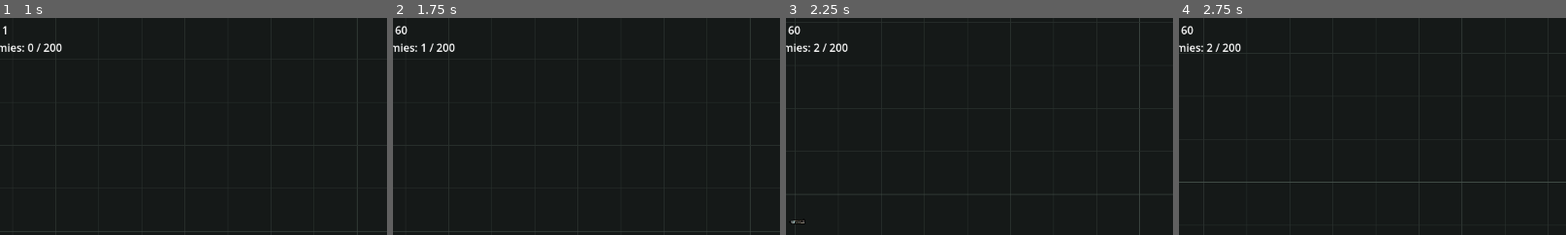
Above: before the commit, frames 1-4 (left to right).
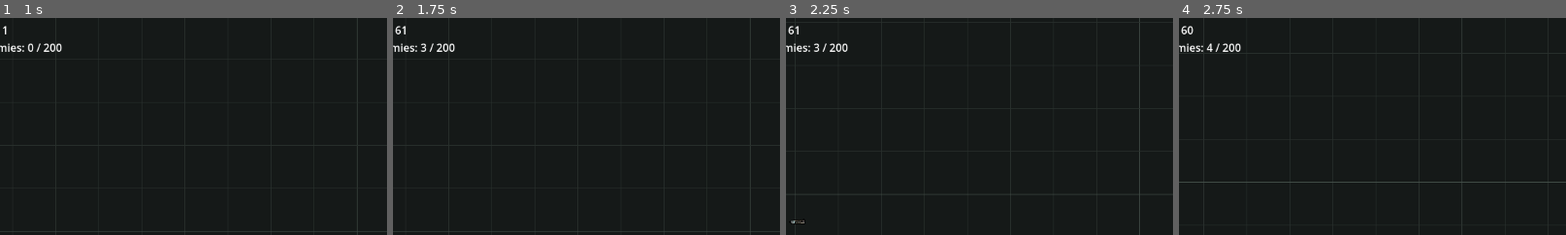
Above: after the commit, the same moments.

Repository: IvLatkov/wh40k-survivors-prototype
Game: Godot game, scene res://scenes/main.tscn
The game is run twice, just before and just after one commit, with the same random seed, the same clock (stepped at 60 frames per second) and the same inputs.
Inputs (mouse positions are % of the whole screen's width and height, from its top left):
- Up to frame 1 (1 s): tap Enter at 0.5 s; move the mouse to (72, 45) at 0.52 s; hold D (move_right) from 0.53 s (still down)
- Up to frame 2 (1.75 s): move the mouse to (30, 55) at 1.27 s; release D (move_right) at 1.28 s; hold S (move_down) from 1.28 s (still down)
- Up to frame 3 (2.25 s): move the mouse to (60, 28) at 2.02 s; release S (move_down) at 2.03 s; hold D (move_right) from 2.03 s (still down)
- Up to frame 4 (2.75 s): keep holding D (move_right)
The pictures show only the part of the screen within x 4-54%, y 1-51%; the shares and areas given below are measured in that part.

Frame 1 is identical in both runs. In frame 2, less than 0.1% of the frame differs, in the area x 2-9%, y 3-16%; in frame 3, less than 0.1%; in frame 4, less than 0.1%.

Commit message:
Improve Tier 1 swarm behavior

Diff:
--- a/scripts/enemies/enemy.gd
+++ b/scripts/enemies/enemy.gd
@@ -11,7 +11,7 @@
 @export var max_health: float = 50.0
 @export var stop_distance: float = 35.0
 @export var separation_radius: float = 40.0
-@export_range(0.0, 2.0, 0.05) var separation_strength: float = 0.6
+@export_range(0.0, 2.0, 0.05) var separation_strength: float = 0.4
 @export_range(0.016, 0.2, 0.001) var separation_update_interval: float = 0.05
 @export var knockback_distance: float = 20.0
 @export var knockback_duration: float = 0.12
@@ -35,10 +35,14 @@
 var _separation_elapsed_time: float = 0.0
 var _cached_separation_direction: Vector2 = Vector2.ZERO
 var _separation_candidates: Array[Enemy] = []
+var _chase_offset: Vector2 = Vector2.ZERO
+var _movement_speed_multiplier: float = 1.0
+var _individual_movement_speed: float
 
 
 func _ready() -> void:
 	current_health = max_health
+	_individual_movement_speed = movement_speed * _movement_speed_multiplier
 	visual.play(SQUIG_ANIMATIONS.pick_random())
 
 
@@ -48,6 +52,12 @@
 
 func set_spatial_grid(new_spatial_grid: EnemySpatialGrid) -> void:
 	spatial_grid = new_spatial_grid
+
+
+func configure_swarm_variation(chase_offset: Vector2, speed_multiplier: float) -> void:
+	_chase_offset = chase_offset
+	_movement_speed_multiplier = clampf(speed_multiplier, 0.1, 2.0)
+	_individual_movement_speed = movement_speed * _movement_speed_multiplier
 
 
 func take_damage(amount: float) -> void:
@@ -65,7 +75,9 @@
 		velocity = Vector2.ZERO
 		return
 
+	var chase_target_position := target.global_position + _chase_offset
 	var distance_squared := global_position.distance_squared_to(target.global_position)
+	var chase_distance_squared := global_position.distance_squared_to(chase_target_position)
 	var stop_distance_squared := stop_distance * stop_distance
 	var full_simulation_distance_squared := full_simulation_distance * full_simulation_distance
 	var reduced_simulation_distance_squared := reduced_simulation_distance * reduced_simulation_distance
@@ -90,12 +102,12 @@
 		return
 
 	var chase_direction := Vector2.ZERO
-	if distance_squared > stop_distance * stop_distance:
-		chase_direction = global_position.direction_to(target.global_position)
+	if chase_distance_squared > stop_distance_squared:
+		chase_direction = global_position.direction_to(chase_target_position)
 
 	var separation_direction := _get_separation_direction(delta) if uses_full_simulation else Vector2.ZERO
 	var movement_direction := chase_direction + separation_direction * separation_strength
-	velocity = movement_direction.normalized() * movement_speed
+	velocity = movement_direction.normalized() * _individual_movement_speed
 	_update_visual_facing(velocity.x)
 
 	move_and_slide()
@@ -150,8 +162,8 @@
 	if _very_far_elapsed_time < very_far_update_interval:
 		return
 
-	var movement_direction := global_position.direction_to(target.global_position)
-	velocity = movement_direction * movement_speed
+	var movement_direction := global_position.direction_to(target.global_position + _chase_offset)
+	velocity = movement_direction * _individual_movement_speed
 	_update_visual_facing(velocity.x)
 	global_position += velocity * _very_far_elapsed_time
 	_very_far_elapsed_time = 0.0
--- a/scripts/systems/enemy_spawner.gd
+++ b/scripts/systems/enemy_spawner.gd
@@ -4,6 +4,7 @@
 signal active_enemy_count_changed(current_count: int, target_count: int)
 
 const ENEMY_SCENE := preload("res://scenes/enemies/enemy.tscn")
+const NORMAL_BURST_EXPECTED_SIZE: float = 1.123
 
 @export_range(0.05, 60.0, 0.05) var spawn_interval: float = 1.0
 @export_range(1, 1000, 1) var max_active_enemies: int = 200
@@ -12,26 +13,44 @@
 @export_range(0.01, 1.0, 0.01) var stress_test_spawn_interval: float = 0.05
 @export var minimum_spawn_margin: float = 64.0
 @export var spawn_distance_variation: float = 256.0
+@export_range(0.0, 100.0, 1.0) var burst_position_offset: float = 40.0
+@export_range(0.0, 100.0, 1.0) var chase_offset_range: float = 25.0
+@export_range(0.0, 0.5, 0.01) var movement_speed_variation: float = 0.1
+@export_range(0.0, 0.5, 0.01) var spawn_timing_variation: float = 0.2
 
 @onready var player: Player = get_parent().get_node("Player")
 @onready var spatial_grid: EnemySpatialGrid = $EnemySpatialGrid
 
 var _elapsed_time: float = 0.0
 var _active_enemy_count: int = 0
+var _next_normal_spawn_delay: float
+var _was_stress_test_enabled: bool
+
+
+func _ready() -> void:
+	_was_stress_test_enabled = stress_test_enabled
+	_schedule_next_normal_spawn()
 
 
 func _process(delta: float) -> void:
+	if stress_test_enabled != _was_stress_test_enabled:
+		_was_stress_test_enabled = stress_test_enabled
+		_elapsed_time = 0.0
+
 	var target_count := get_target_enemy_count()
 	if _active_enemy_count >= target_count:
 		return
 
 	_elapsed_time += delta
-	var current_spawn_interval := stress_test_spawn_interval if stress_test_enabled else spawn_interval
+	var current_spawn_interval := stress_test_spawn_interval if stress_test_enabled else _next_normal_spawn_delay
 	if _elapsed_time < current_spawn_interval:
 		return
 
 	_elapsed_time -= current_spawn_interval
-	_spawn_enemy()
+	var burst_size := 1 if stress_test_enabled else _roll_normal_burst_size()
+	_spawn_burst(mini(burst_size, target_count - _active_enemy_count))
+	if not stress_test_enabled:
+		_schedule_next_normal_spawn()
 
 
 func get_active_enemy_count() -> int:
@@ -46,22 +65,29 @@
 	return spatial_grid.get_average_candidate_count()
 
 
-func _spawn_enemy() -> void:
+func _spawn_burst(burst_size: int) -> void:
+	var spawn_origin := _get_spawn_origin()
+	for _index: int in burst_size:
+		var offset_direction := Vector2.RIGHT.rotated(randf_range(0.0, TAU))
+		var position_offset := offset_direction * randf_range(0.0, burst_position_offset)
+		_spawn_enemy(spawn_origin + position_offset)
+
+
+func _spawn_enemy(spawn_position: Vector2) -> void:
 	var enemy := ENEMY_SCENE.instantiate() as Enemy
 	if enemy == null:
 		return
 
-	var viewport_size := get_viewport().get_visible_rect().size
-	var camera := get_viewport().get_camera_2d()
-	var camera_zoom := camera.zoom if camera != null else Vector2.ONE
-	var visible_world_size := viewport_size / camera_zoom
-	var safe_radius := visible_world_size.length() + minimum_spawn_margin
-	var spawn_distance := safe_radius + randf_range(0.0, spawn_distance_variation)
-	var spawn_direction := Vector2.RIGHT.rotated(randf_range(0.0, TAU))
-
-	enemy.global_position = player.global_position + spawn_direction * spawn_distance
+	enemy.global_position = spawn_position
 	enemy.set_target(player)
 	enemy.set_spatial_grid(spatial_grid)
+	enemy.configure_swarm_variation(
+		Vector2(
+			randf_range(-chase_offset_range, chase_offset_range),
+			randf_range(-chase_offset_range, chase_offset_range)
+		),
+		randf_range(1.0 - movement_speed_variation, 1.0 + movement_speed_variation)
+	)
 	enemy.tree_exiting.connect(_on_enemy_tree_exiting)
 	enemy.tree_exiting.connect(spatial_grid.unregister_enemy.bind(enemy))
 	get_parent().add_child(enemy)
@@ -70,6 +96,38 @@
 	active_enemy_count_changed.emit(_active_enemy_count, get_target_enemy_count())
 
 
+func _get_spawn_origin() -> Vector2:
+	var viewport_size := get_viewport().get_visible_rect().size
+	var camera := get_viewport().get_camera_2d()
+	var camera_zoom := camera.zoom if camera != null else Vector2.ONE
+	var visible_world_size := viewport_size / camera_zoom
+	var safe_radius := visible_world_size.length() + minimum_spawn_margin
+	var spawn_distance := safe_radius + randf_range(0.0, spawn_distance_variation)
+	var spawn_direction := Vector2.RIGHT.rotated(randf_range(0.0, TAU))
+	return player.global_position + spawn_direction * spawn_distance
+
+
+func _roll_normal_burst_size() -> int:
+	var roll := randf()
+	if roll < 0.92:
+		return 1
+	if roll < 0.97:
+		return 2
+	if roll < 0.99:
+		return 3
+	if roll < 0.997:
+		return 4
+	return 5
+
+
+func _schedule_next_normal_spawn() -> void:
+	var timing_multiplier := randf_range(
+		1.0 - spawn_timing_variation,
+		1.0 + spawn_timing_variation
+	)
+	_next_normal_spawn_delay = spawn_interval * NORMAL_BURST_EXPECTED_SIZE * timing_multiplier
+
+
 func _on_enemy_tree_exiting() -> void:
 	_active_enemy_count = maxi(0, _active_enemy_count - 1)
 	active_enemy_count_changed.emit(_active_enemy_count, get_target_enemy_count())
